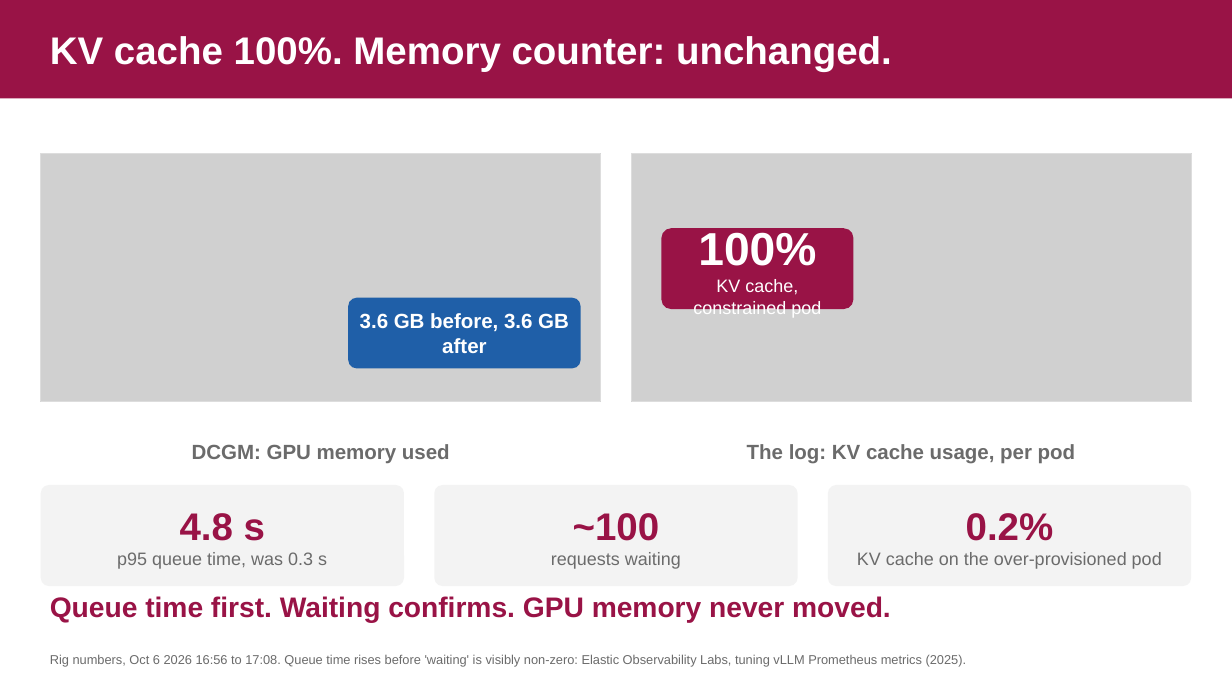
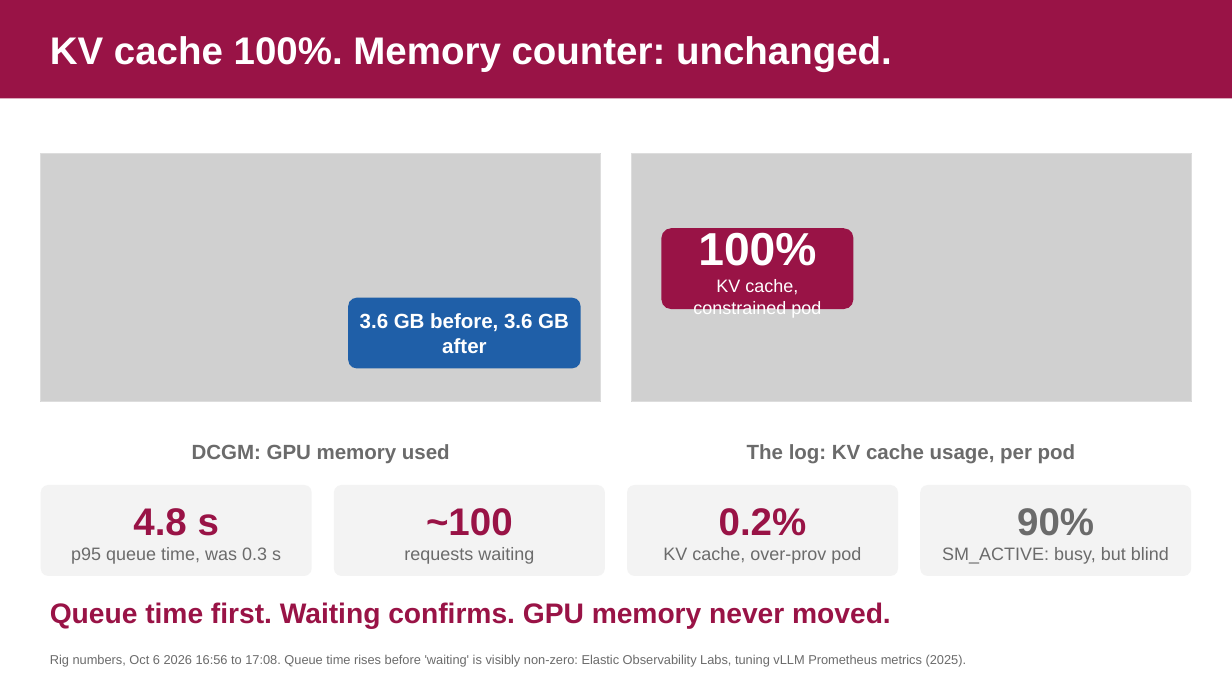
Before and after one commit to danilosilvase/gpu-observability-kubecon-na-2026, a slide deck: slide 15 of deck/kubecon-na-2026-v4.pptx. Drawn at 1232x693 pixels with LibreOffice and Linux fonts; fonts in the diff are those of the drawing; grey boxes stand for pictures; background and template pictures are left out. Boxes give left, top, right and bottom in pixels: in the first picture for what was removed or moved away, otherwise in the second. Text is boxed around its words. In the diff, an @@ line names an element or a change of style, - is before the commit and + after.

```diff
--- a/deck/kubecon-na-2026-v4.pptx
+++ b/deck/kubecon-na-2026-v4.pptx
@@ text "4.8 s": place and size @@
-text "4.8 s" at [117,513,327,569]
+text "4.8 s" at [71,508,281,564]
@@ rounded rectangle: place and size @@
-rounded rectangle at [41,485,404,586]
+rounded rectangle at [41,485,311,576]
@@ text "~100": place and size @@
-text "~100" at [551,513,681,569]
+text "~100" at [404,508,534,564]
@@ rounded rectangle: place and size @@
-rounded rectangle at [434,485,798,586]
+rounded rectangle at [334,485,604,576]
@@ text "0.2%": place and size @@
-text "0.2%" at [857,513,1162,569]
+text "0.2%" at [663,508,861,564]
@@ rounded rectangle: place and size @@
-rounded rectangle at [828,485,1191,586]
+rounded rectangle at [628,485,898,576]
@@ rounded rectangle added at [921,485,1191,576], fill #F3F3F3 @@
@@ text added at [942,508,1169,564], 14 pt, text #6B6B6B @@
+90%
+SM_ACTIVE: busy, but blind
@@ text at [663,547,861,564]: text changed @@
-KV cache on the over-provisioned pod
+KV cache, over-prov pod
@@ text "Queue time first. Waiting confirms. ...": place and size @@
-text "Queue time first. Waiting confirms. ..." at [50,596,891,623]
+text "Queue time first. Waiting confirms. ..." at [50,602,891,629]
```
Also in this commit, not shown: 13 other slides changed, 3 other files.
